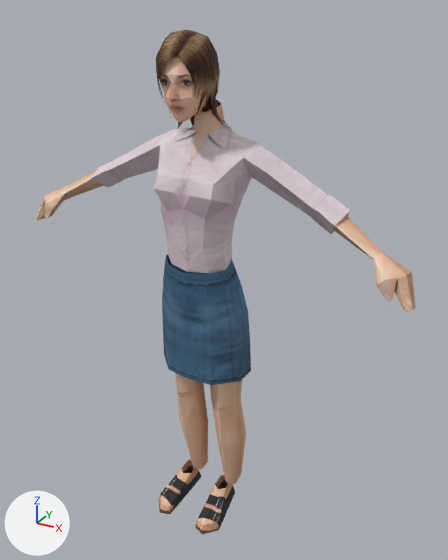
What one commit did to the COLLADA model playground/bin-debug/chars/woman/model_4.dae.
Rendered twice from a 50 mm camera at (1.036, -1.716, 1.889) aimed at (0.006, 0.157, 0.952). Lighting does not change. The marker at lower left points along +X, +Y and +Z.

Before the edit, the objects in view are built like this:
```python
ob_hair = bpy.data.objects.new('Hair', me_hairshape)
ob_hair.location = (0.021, 0.152, 0.007)
ob_hair.rotation_euler = (-1.453, -0.0213, 0.056)  # degrees (-83, -1.2, 3.2)
ob_hair.scale = (2.54, 2.54, 2.54)
ob_head = bpy.data.objects.new('Head', me_headshape)
ob_head.location = (-0.004, -0.057, 1.687)
ob_head.rotation_euler = (0.0683, -0.0228, 0.0487)  # degrees (3.9, -1.3, 2.8)
ob_head.scale = (0.298, 0.298, 0.298)
ob_pant = bpy.data.objects.new('Pant', me_pantshape)
ob_pant.location = (0.004, 0.049, -0.002)
ob_pant.rotation_euler = (0.0479, -0.000278, -0.0742)  # degrees (2.7, 0, -4.3)
ob_pant.scale = (0.758, 0.758, 0.758)
ob_shirt = bpy.data.objects.new('Shirt', me_shirtshape)
ob_shirt.location = (-0.03, -0.042, -0.002)
ob_shirt.rotation_euler = (-1.612, 0.0288, -0.0108)  # degrees (-92, 1.7, -0.6)
ob_shirt.scale = (2.54, 2.54, 2.54)
ob_shoes = bpy.data.objects.new('Shoes', me_shoesshape)
ob_shoes.location = (-0.02, 0.001, 0.004)
ob_shoes.rotation_euler = (0.0502, 0.0211, -0.0551)  # degrees (2.9, 1.2, -3.2)
ob_shoes.scale = (0.758, 0.758, 0.758)
```
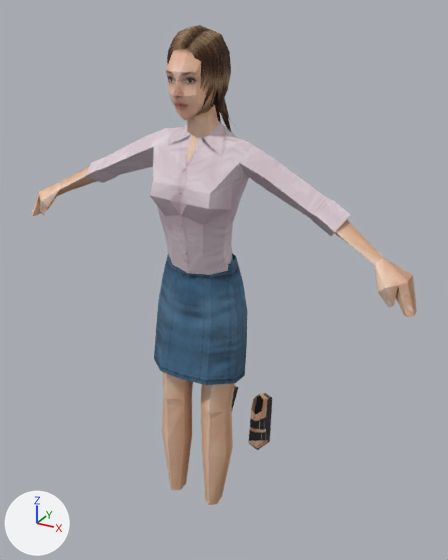
Boxes [x1, y1, x2, y2] around the edits, measured in the pictures (448 x 560 px):
'Shirt', moved, turned
    before: [35, 100, 416, 312]
    after: [32, 103, 417, 317]
'Pant', moved, turned
    before: [162, 255, 251, 485]
    after: [154, 253, 247, 505]
'Hair', moved, turned
    before: [156, 29, 231, 128]
    after: [167, 25, 231, 132]
'Shoes', moved, turned
    before: [159, 459, 235, 534]
    after: [231, 386, 272, 450]
'Head', moved, turned
    before: [160, 56, 207, 123]
    after: [166, 48, 215, 120]

Diff of the bpy script that builds the scene:
```diff
--- a/playground/bin-debug/chars/woman/model_4.dae.py
+++ b/playground/bin-debug/chars/woman/model_4.dae.py
@@ ob_head @@
 ob_head = bpy.data.objects.new('Head', me_headshape)
-ob_head.location = (-0.004, -0.057, 1.687)
-ob_head.rotation_euler = (0.0683, -0.0228, 0.0487)  # degrees (3.9, -1.3, 2.8)
+ob_head.location = (0.008, -0.039, 1.691)
+ob_head.rotation_euler = (0.0418, -0.00885, -0.0526)  # degrees (2.4, -0.5, -3)
 ob_head.scale = (0.298, 0.298, 0.298)
@@ ob_shirt @@
 ob_shirt = bpy.data.objects.new('Shirt', me_shirtshape)
-ob_shirt.location = (-0.03, -0.042, -0.002)
-ob_shirt.rotation_euler = (-1.612, 0.0288, -0.0108)  # degrees (-92, 1.7, -0.6)
+ob_shirt.location = (-0.063, 0.117, 0.013)
+ob_shirt.rotation_euler = (-1.464, 0.0605, 0.0114)  # degrees (-84, 3.5, 0.7)
 ob_shirt.scale = (2.54, 2.54, 2.54)
@@ ob_pant @@
 ob_pant = bpy.data.objects.new('Pant', me_pantshape)
-ob_pant.location = (0.004, 0.049, -0.002)
-ob_pant.rotation_euler = (0.0479, -0.000278, -0.0742)  # degrees (2.7, 0, -4.3)
+ob_pant.location = (0.0, -0.125, 0.014)
+ob_pant.rotation_euler = (-0.133, 0.0, 0.0014)  # degrees (-7.6, 0, 0.1)
 ob_pant.scale = (0.758, 0.758, 0.758)
@@ ob_shoes @@
 ob_shoes = bpy.data.objects.new('Shoes', me_shoesshape)
-ob_shoes.location = (-0.02, 0.001, 0.004)
-ob_shoes.rotation_euler = (0.0502, 0.0211, -0.0551)  # degrees (2.9, 1.2, -3.2)
+ob_shoes.location = (-0.014, 0.395, 0.2)
+ob_shoes.rotation_euler = (0.9, 0.00532, 0.0266)  # degrees (52, 0.3, 1.5)
 ob_shoes.scale = (0.758, 0.758, 0.758)
@@ ob_hair @@
 ob_hair = bpy.data.objects.new('Hair', me_hairshape)
-ob_hair.location = (0.021, 0.152, 0.007)
-ob_hair.rotation_euler = (-1.453, -0.0213, 0.056)  # degrees (-83, -1.2, 3.2)
+ob_hair.location = (0.023, -0.042, 0.004)
+ob_hair.rotation_euler = (-1.59, -0.00885, -0.0526)  # degrees (-91, -0.5, -3)
 ob_hair.scale = (2.54, 2.54, 2.54)
```
